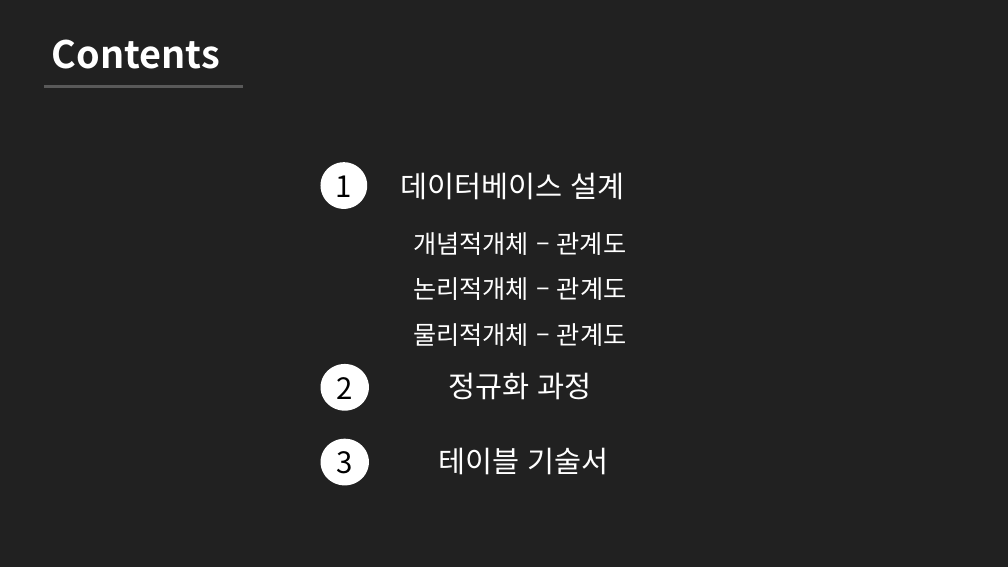
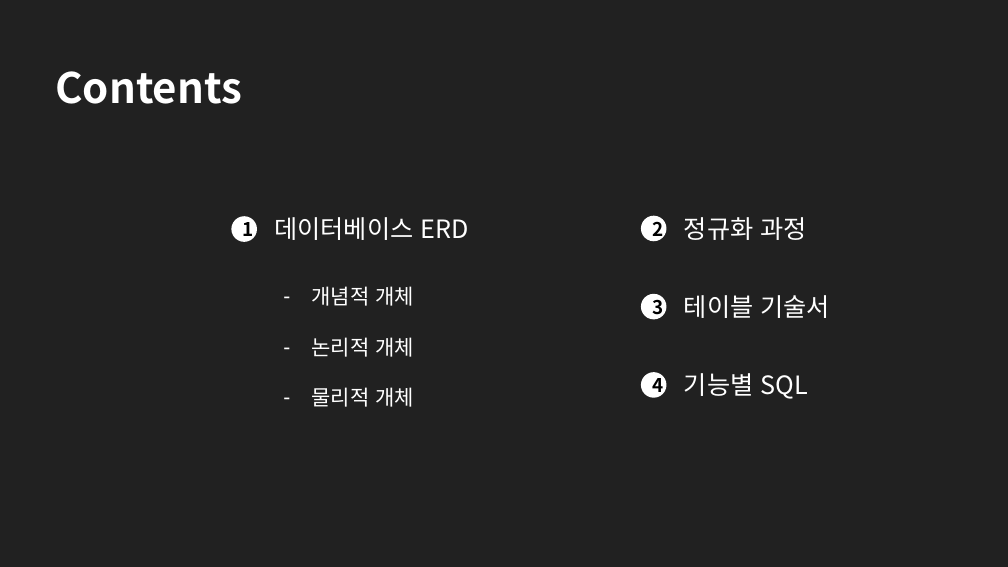
Before and after one commit to me0768/KHFinalProject, a slide deck: slide 2 of 보고서/DataBase설계서_Final_Project.pptx. Drawn at 1008x567 pixels with LibreOffice and Linux fonts; fonts in the diff are those of the drawing. Boxes give left, top, right and bottom in pixels: in the first picture for what was removed or moved away, otherwise in the second. Text is boxed around its words. In the diff, an @@ line names an element or a change of style, - is before the commit and + after.

```diff
--- a/보고서/DataBase설계서_Final_Project.pptx
+++ b/보고서/DataBase설계서_Final_Project.pptx
@@ text "Contents": place and size @@
-text "Contents" at <box>52,39,220,69</box>
+text "Contents" at <box>55,71,242,104</box>
@@ text "Contents" at <box>55,71,242,104</box>: size 36 to 40 pt; alignment left to centre @@
@@ line removed from (45, 87) to (243, 87) @@
@@ text "정규화 과정": place and size @@
-text "정규화 과정" at <box>448,372,591,400</box>
+text "정규화 과정" at <box>684,217,806,240</box>
@@ text "정규화 과정" at <box>684,217,806,240</box>: size 28 to 24 pt; alignment centre to left @@
@@ ellipse "1": place and size @@
-ellipse "1" at <box>321,163,368,209</box>
+ellipse "1" at <box>231,216,257,242</box>
@@ text at <box>274,217,469,240</box>: text changed; size 28 to 24 pt @@
-데이터베이스 설계
+데이터베이스 ERD
@@ size 28 to 18 pt, bold on in 3 elements at <box>231,216,257,242</box>, <box>641,294,667,320</box>, <box>641,216,667,241</box> @@
@@ ellipse "2": place and size @@
-ellipse "2" at <box>321,364,369,411</box>
+ellipse "2" at <box>641,216,667,241</box>
@@ text at <box>312,286,415,407</box>: text changed; size 24 to 20 pt @@
-개념적개체 – 관계도
-논리적개체 – 관계도
-물리적개체 – 관계도
+– 개념적 개체
+– 논리적 개체
+– 물리적 개체
@@ ellipse "3": place and size @@
-ellipse "3" at <box>321,439,369,485</box>
+ellipse "3" at <box>641,294,667,320</box>
@@ text "테이블 기술서": place and size @@
-text "테이블 기술서" at <box>439,447,609,475</box>
+text "테이블 기술서" at <box>684,295,830,318</box>
@@ text "테이블 기술서" at <box>684,295,830,318</box>: size 28 to 24 pt @@
@@ ellipse added at <box>641,372,667,398</box>, fill #FFFFFF, 18 pt, text #000000, bold @@
+4
@@ text added at <box>684,373,807,399</box>, 24 pt, text #FFFFFF @@
+기능별 SQL
```
Also in this commit, not shown: 27 other slides changed, 17 slides added, 4 other files.
